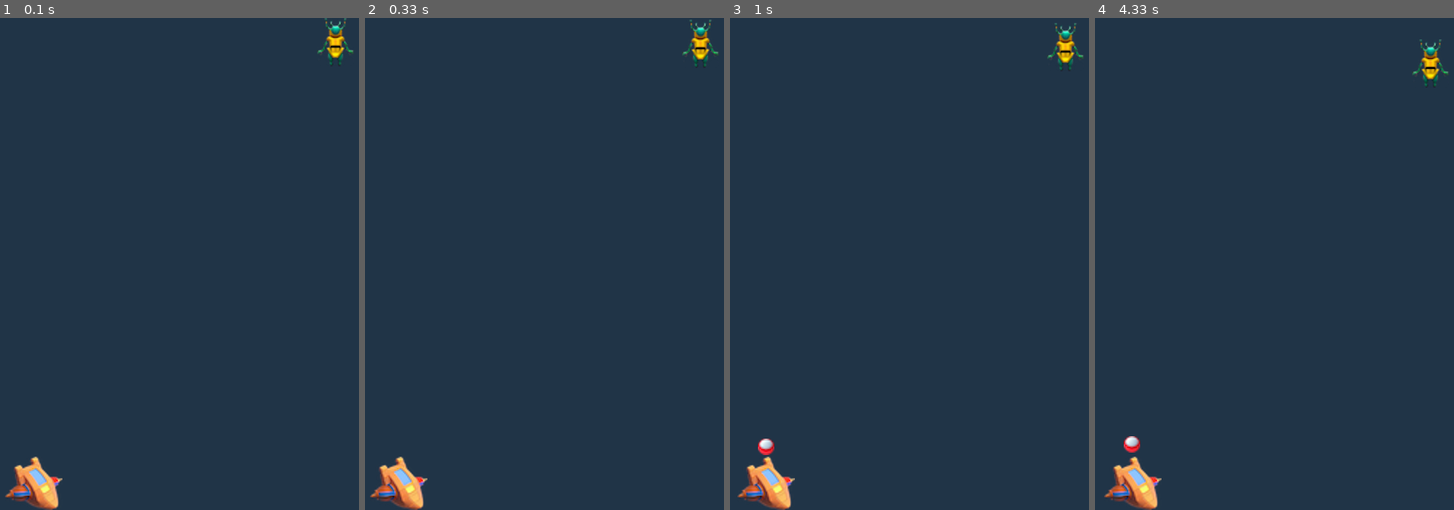
Above: before the commit, frames 1-4 (left to right).
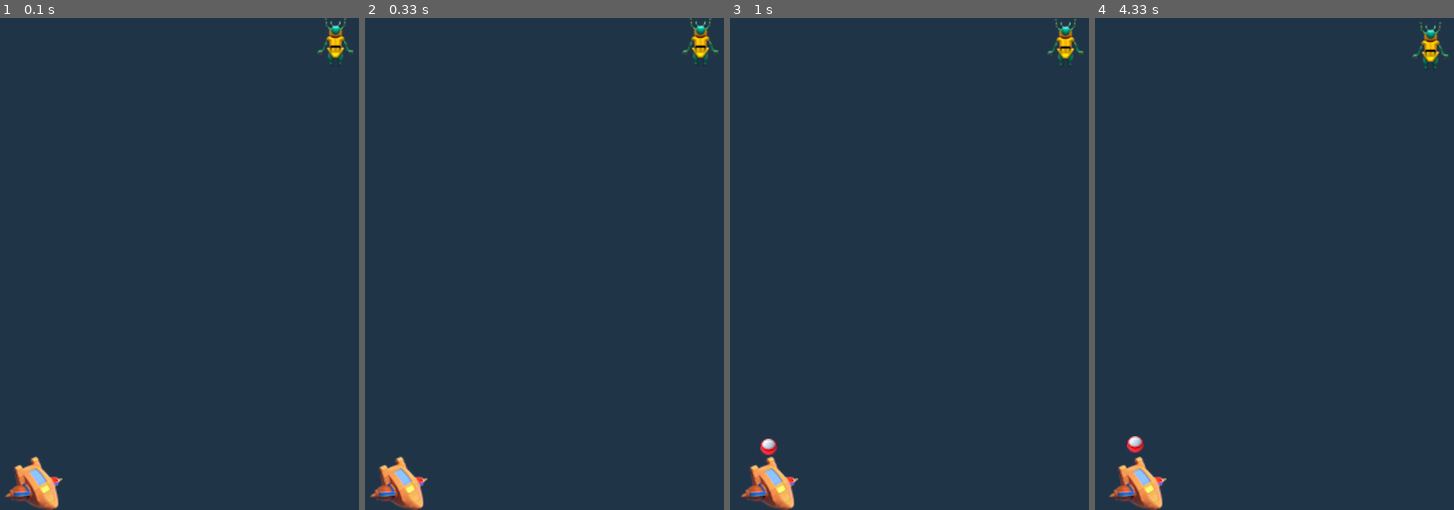
Above: after the commit, the same moments.

Repository: Grasmeyster87/Pygame_shooter
Game: pygame game, started from main.py
The game is run twice, just before and just after one commit, with the same random seed, the same clock (stepped at 60 frames per second) and the same inputs.
Inputs:
- Up to frame 1 (0.1 s): no input
- Up to frame 2 (0.33 s): no input
- Up to frame 3 (1 s): hold Right 0.33-0.8 s; hold Right from 0.83 s (still down); tap Space at 0.9 s
- Up to frame 4 (4.33 s): tap Space at 1.2, 1.4, 1.7, 1.97, 2.27, 2.4, 2.7, 3.07, 3.37, 3.57, 3.87, 4.07 s; release Right at 1.3 s; hold Left 1.33-1.87 s; hold Left 1.9-2.3 s; hold Right 2.33-2.97 s; hold Left 3-3.47 s; hold Right 3.5-3.97 s; hold Right from 4 s (still down)

Frame 1 is identical in both runs. In frame 2, 0.3% of the frame differs, in the area x 88-99%, y 0-10%; in frame 3, 1.3%; in frame 4, 1.7%, in the area x 2-99%, y 0-100%.

Commit message:
337. Ускорение движения инопланетянина

Diff:
--- a/main.py
+++ b/main.py
@@ -12,7 +12,7 @@
 
 pygame.display.set_caption("Awesome Shooter Game")
 
-FIGHTER_STEP = 0.1
+FIGHTER_STEP = 0.2  # скорость перемещения корабля
 
 fighter_image = pygame.image.load('images/fighter.png')
 fighter_width, fighter_height = fighter_image.get_size()
@@ -25,7 +25,8 @@
 ball_x, ball_y = 0, 0 # fighter_x + fighter_width / 2 - ball_width / 2, fighter_y - ball_height
 ball_was_fired = False
 
-ALIEN_STEP = 0.1
+ALIEN_STEP = 0.02
+alien_speed = ALIEN_STEP
 alien_image = pygame.image.load('images/alien.png')  # импорт изображения
 alien_width, alien_height = alien_image.get_size()  # определим размеры изображения
 alien_x, alien_y = randint(0, screen_width - alien_width), 0  # начальные координаты выбирается начальным образом
@@ -58,7 +59,8 @@
         fighter_x += FIGHTER_STEP
 
     # print(ball_was_fired)
-    alien_y += ALIEN_STEP  # изменение координаты y для инопланетянина на шаг
+    # alien_y += ALIEN_STEP  # изменение координаты y для инопланетянина на шаг
+    alien_y += alien_speed  #
 
     if ball_was_fired and ball_y + ball_height < 0:
         ball_was_fired = False
@@ -88,6 +90,8 @@
         ball_was_fired = False  # скрытие шарика
         # перемещаем шарик с изображением инопланетянина наверх
         alien_x, alien_y = randint(0, screen_width - alien_width), 0
+        alien_speed += ALIEN_STEP / 2 # увеличение скорости инопланетянина
+
 
 game_over_text = game_font.render("Game Over", True, 'white')
 game_over_rectangle = game_over_text.get_rect() # создание текста в прямоугольнике
